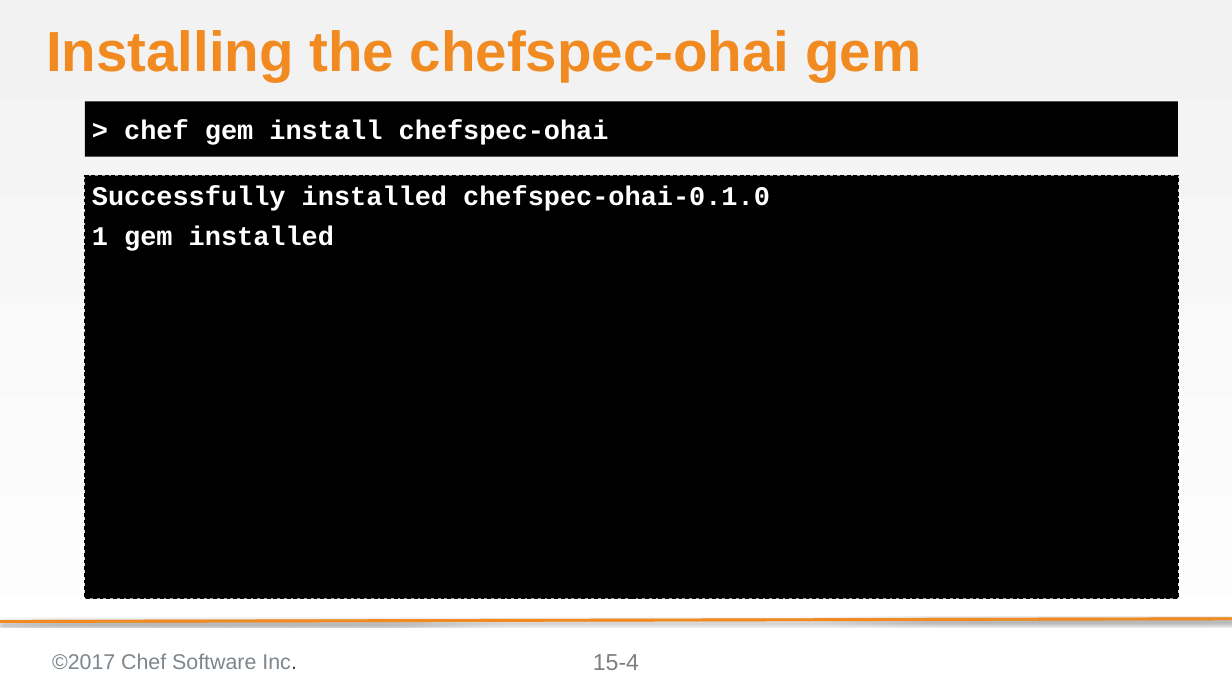
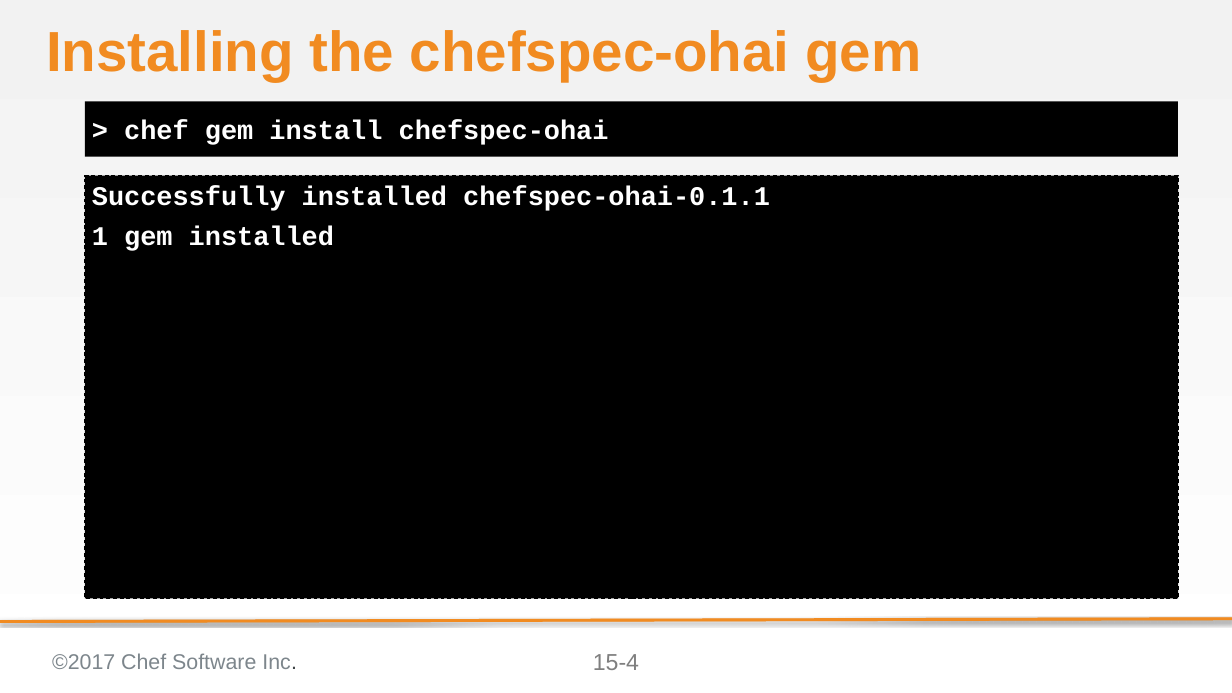
Before and after one commit to ericheiser/chef-intermediate, a slide deck: slide 4 of 15-creating_ohai_plugins.pptx. Drawn at 1232x693 pixels with LibreOffice and Linux fonts; fonts in the diff are those of the drawing; background and template pictures are left out. Boxes give left, top, right and bottom in pixels: in the first picture for what was removed or moved away, otherwise in the second. Text is boxed around its words. In the diff, an @@ line names an element or a change of style, - is before the commit and + after.

```diff
--- a/15-creating_ohai_plugins.pptx
+++ b/15-creating_ohai_plugins.pptx
@@ text at (x1=92, y1=187, x2=770, y2=211): text changed @@
-Successfully installed chefspec-ohai-0.1.0
+Successfully installed chefspec-ohai-0.1.1
```
Also in this commit, not shown: 10 other slides changed, 1 slide added.
